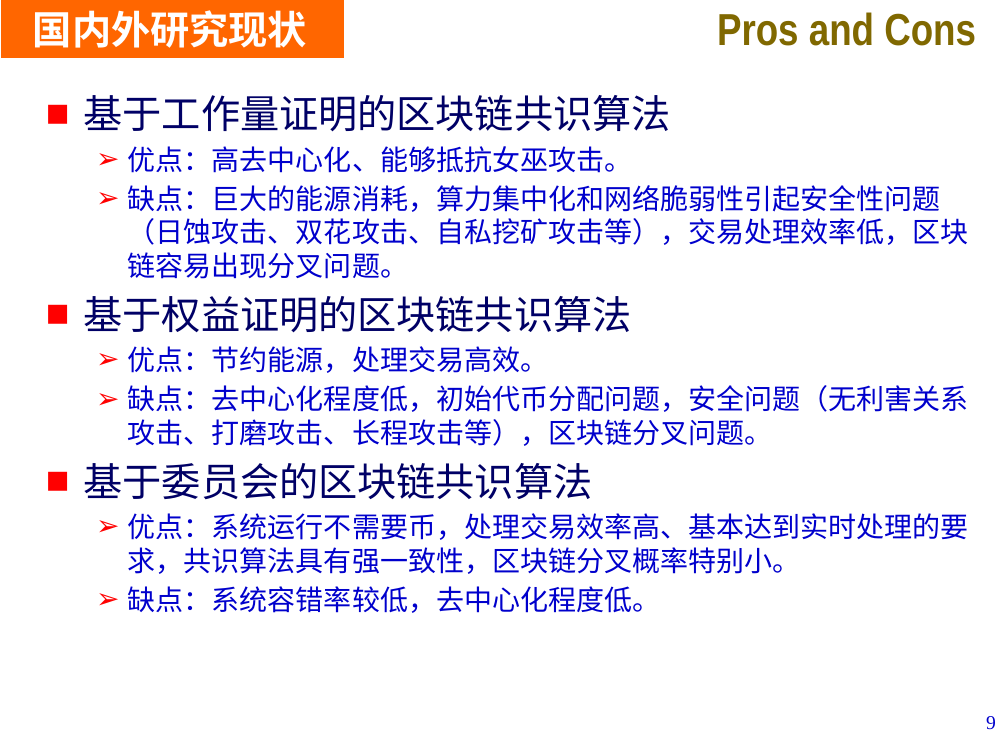
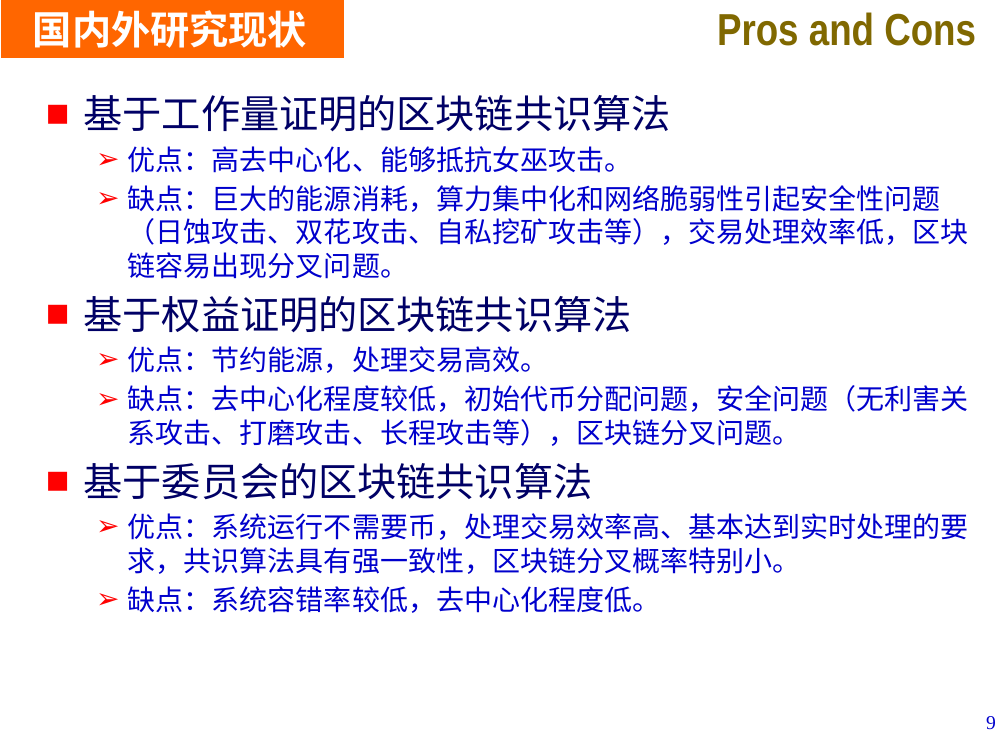
Before and after one commit to LiZhang2021/Blockchain, a slide deck: slide 9 of Doc/PHD_Papers/Thesis_Proposal/开题V4.pptx. Drawn at 1008x756 pixels with LibreOffice and Linux fonts; fonts in the diff are those of the drawing; background and template pictures are left out. Boxes give left, top, right and bottom in pixels: in the first picture for what was removed or moved away, otherwise in the second. Text is boxed around its words. In the diff, an @@ line names an element or a change of style, - is before the commit and + after.

```diff
--- a/Doc/PHD_Papers/Thesis_Proposal/开题V4.pptx
+++ b/Doc/PHD_Papers/Thesis_Proposal/开题V4.pptx
@@ text at (128, 385, 969, 446): text changed @@
-  ➢ 缺点：去中心化程度低，初始代币分配问题，安全问题（无利害关系攻击、打磨攻击、长程攻击等），区块链分叉问题。
+  ➢ 缺点：去中心化程度较低，初始代币分配问题，安全问题（无利害关系攻击、打磨攻击、长程攻击等），区块链分叉问题。
```
Also in this commit, not shown: 5 other slides changed, 2 slides added, 1 slide removed, 1 other file.
